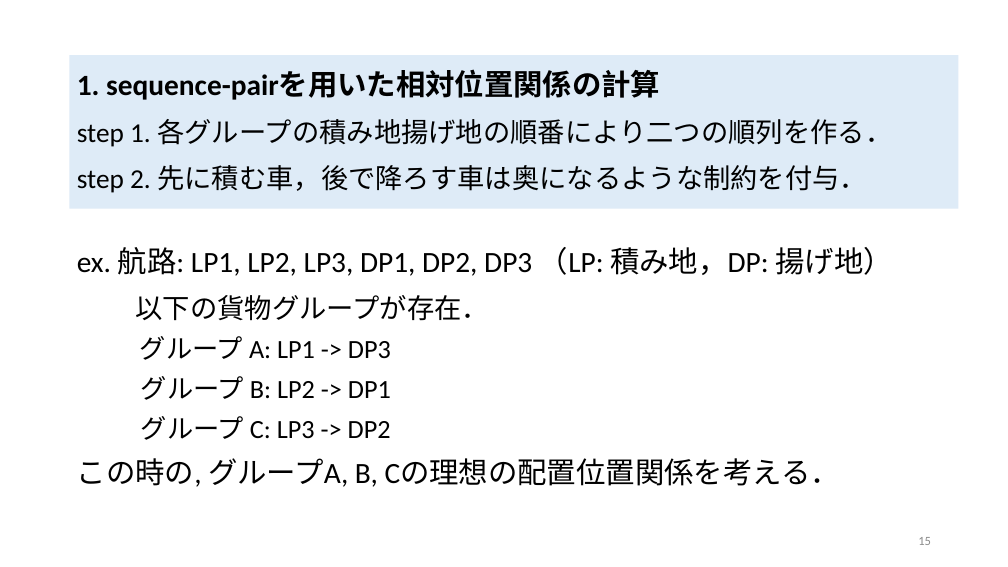
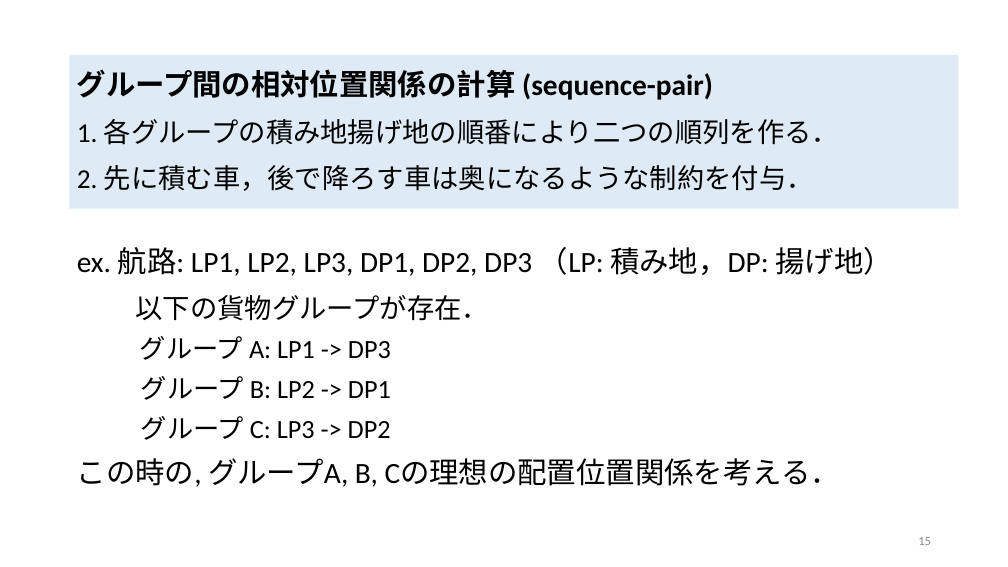
Before and after one commit to r-kurosu/kline, a slide deck: slide 15 of 卒論発表用スライド.pptx. Drawn at 1008x567 pixels with LibreOffice and Linux fonts; fonts in the diff are those of the drawing. Boxes give left, top, right and bottom in pixels: in the first picture for what was removed or moved away, otherwise in the second. Text is boxed around its words. In the diff, an @@ line names an element or a change of style, - is before the commit and + after.

```diff
--- a/卒論発表用スライド.pptx
+++ b/卒論発表用スライド.pptx
@@ text in rectangle at bbox=[77, 69, 839, 191]: text changed @@
-1. sequence-pairを用いた相対位置関係の計算
-step 1. 各グループの積み地揚げ地の順番により二つの順列を作る．
-step 2. 先に積む車，後で降ろす車は奥になるような制約を付与．
+グループ間の相対位置関係の計算 (sequence-pair)
+1. 各グループの積み地揚げ地の順番により二つの順列を作る．
+2. 先に積む車，後で降ろす車は奥になるような制約を付与．
```
Also in this commit, not shown: 13 other slides changed, 5 slides added, 8 slides removed, 2 other files.
